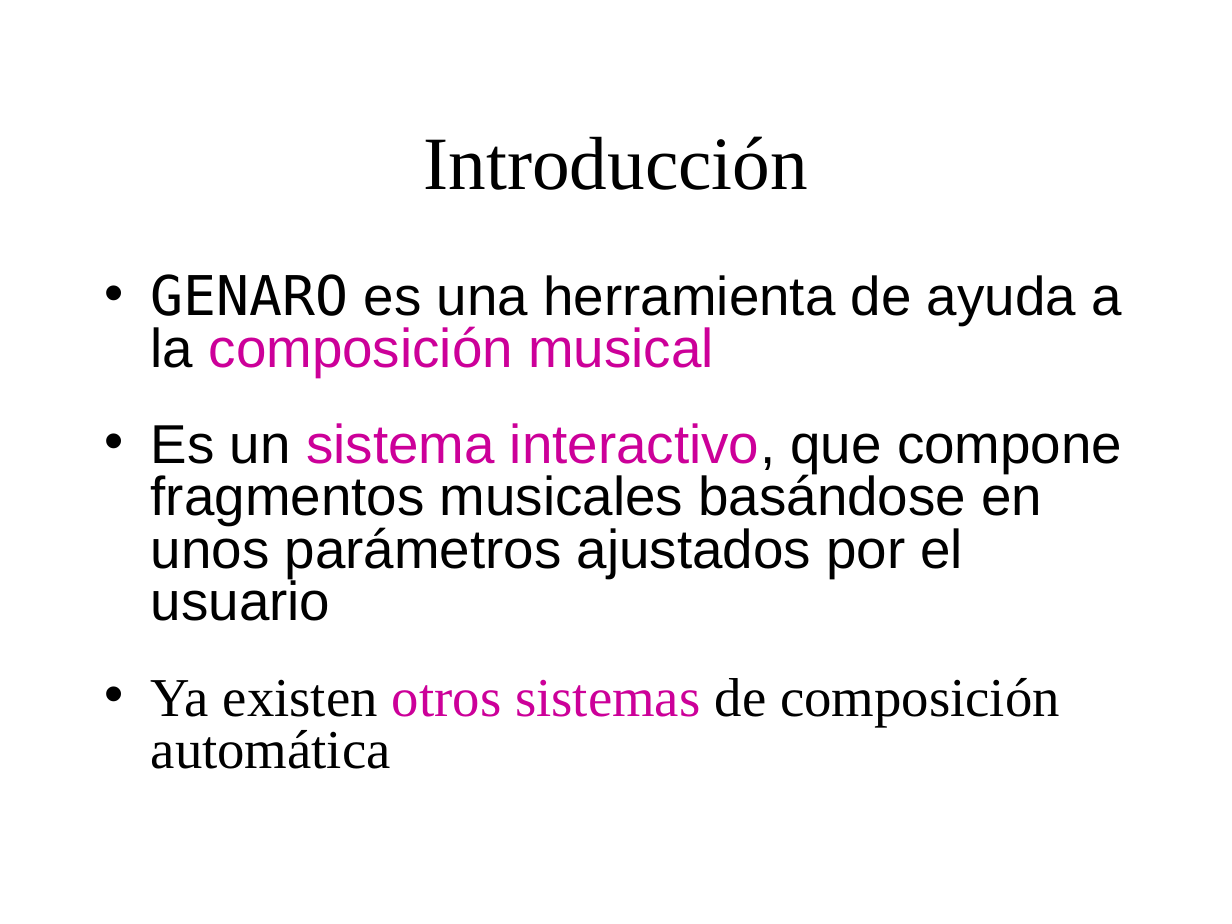
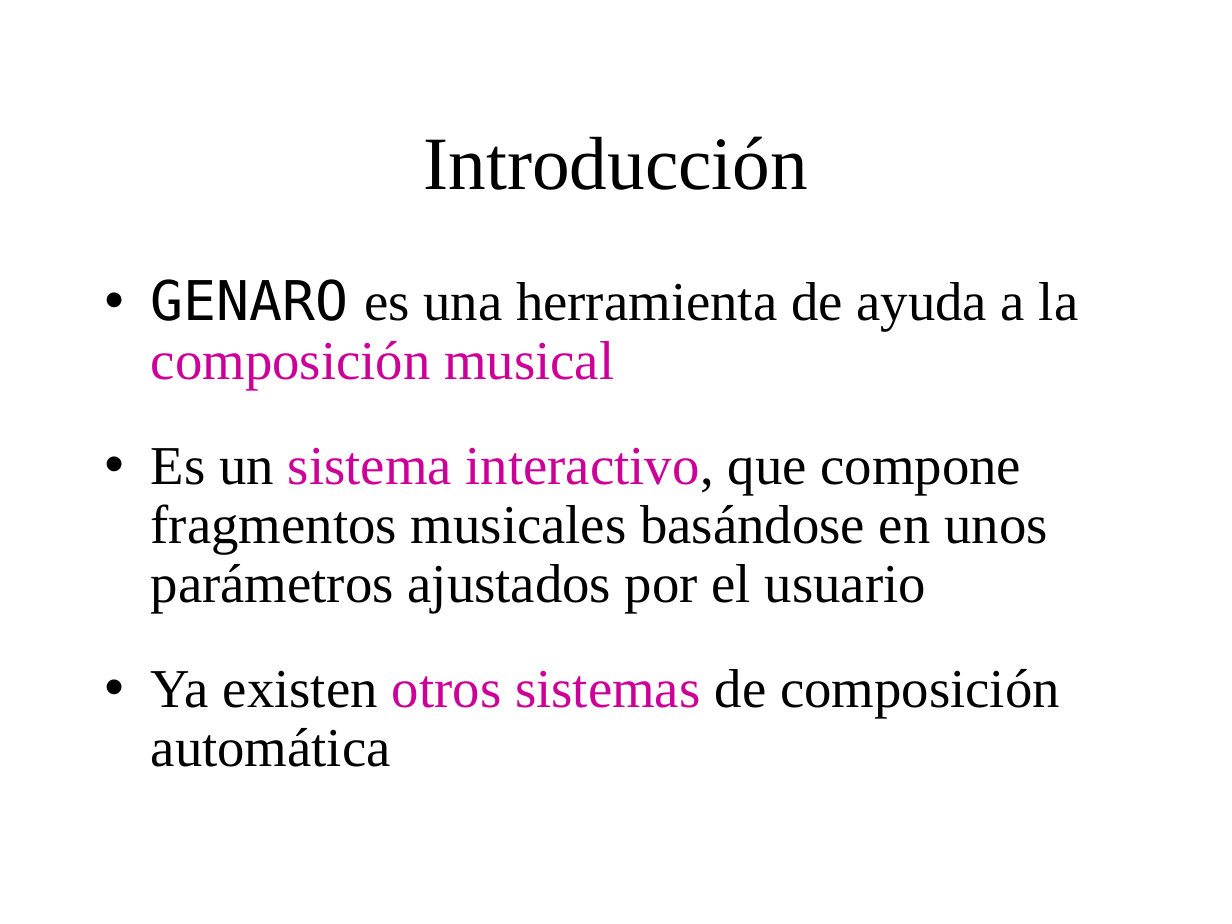
Before and after one commit to BackupTheBerlios/genaro, a slide deck: slide 3 of Documentos/MemoriaSSII/presentacion_proyecto2.ppt. Drawn at 1232x924 pixels with LibreOffice and Linux fonts; fonts in the diff are those of the drawing; background and template pictures are left out. Boxes give left, top, right and bottom in pixels: in the first picture for what was removed or moved away, otherwise in the second. Text is boxed around its words. In the diff, an @@ line names an element or a change of style, - is before the commit and + after.

```diff
--- a/Documentos/MemoriaSSII/presentacion_proyecto2.ppt
+++ b/Documentos/MemoriaSSII/presentacion_proyecto2.ppt
@@ text "GENARO es una herramienta de ..." at (x1=151, y1=279, x2=1078, y2=767): font Arial to Times New Roman in "es una herramienta de ayuda a la ...", "Es un sistema interactivo, que compone fragmentos ..."; line spacing 0.8 to 0.9 @@
```
Also in this commit, not shown: 9 other slides changed.
